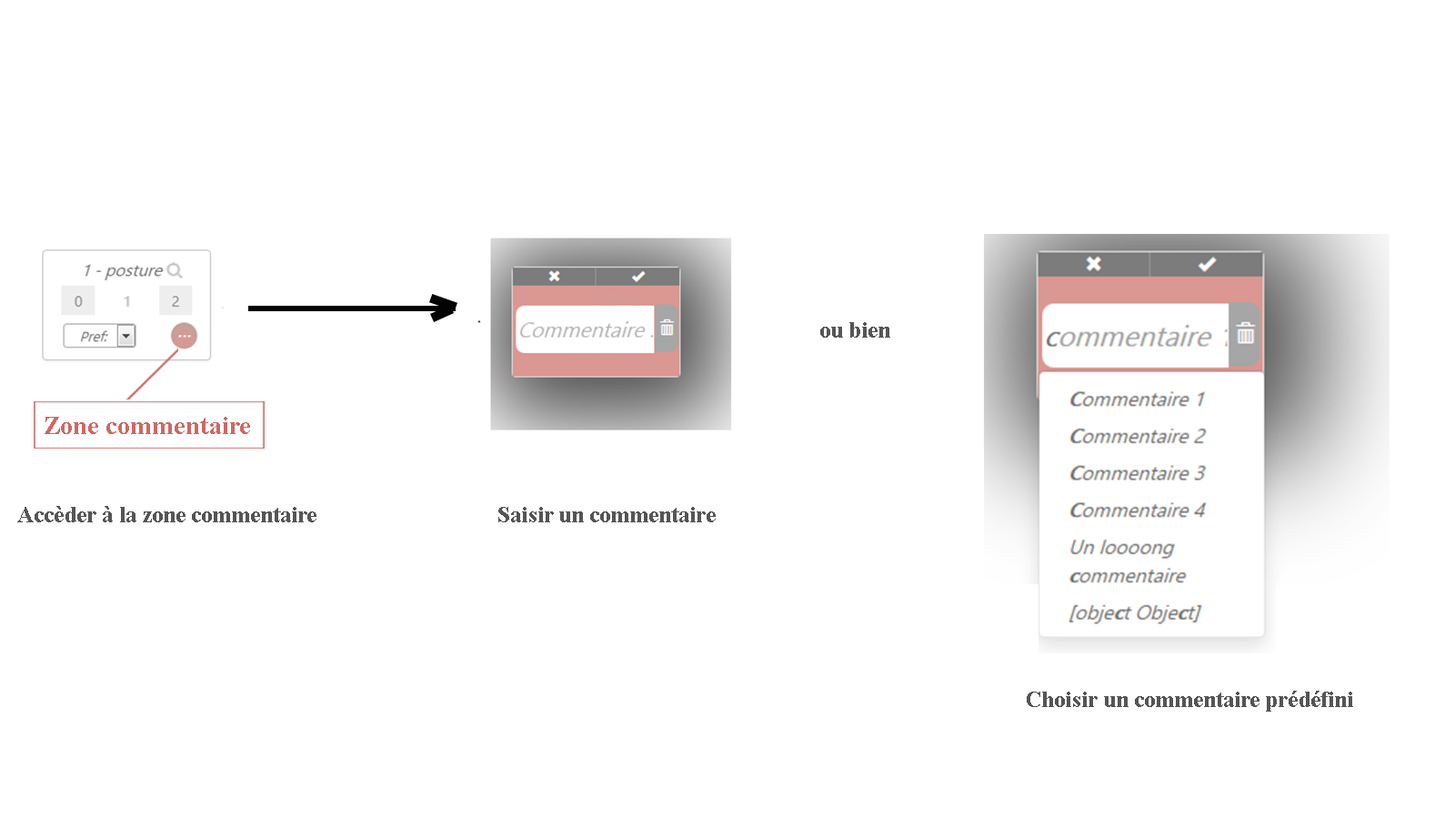
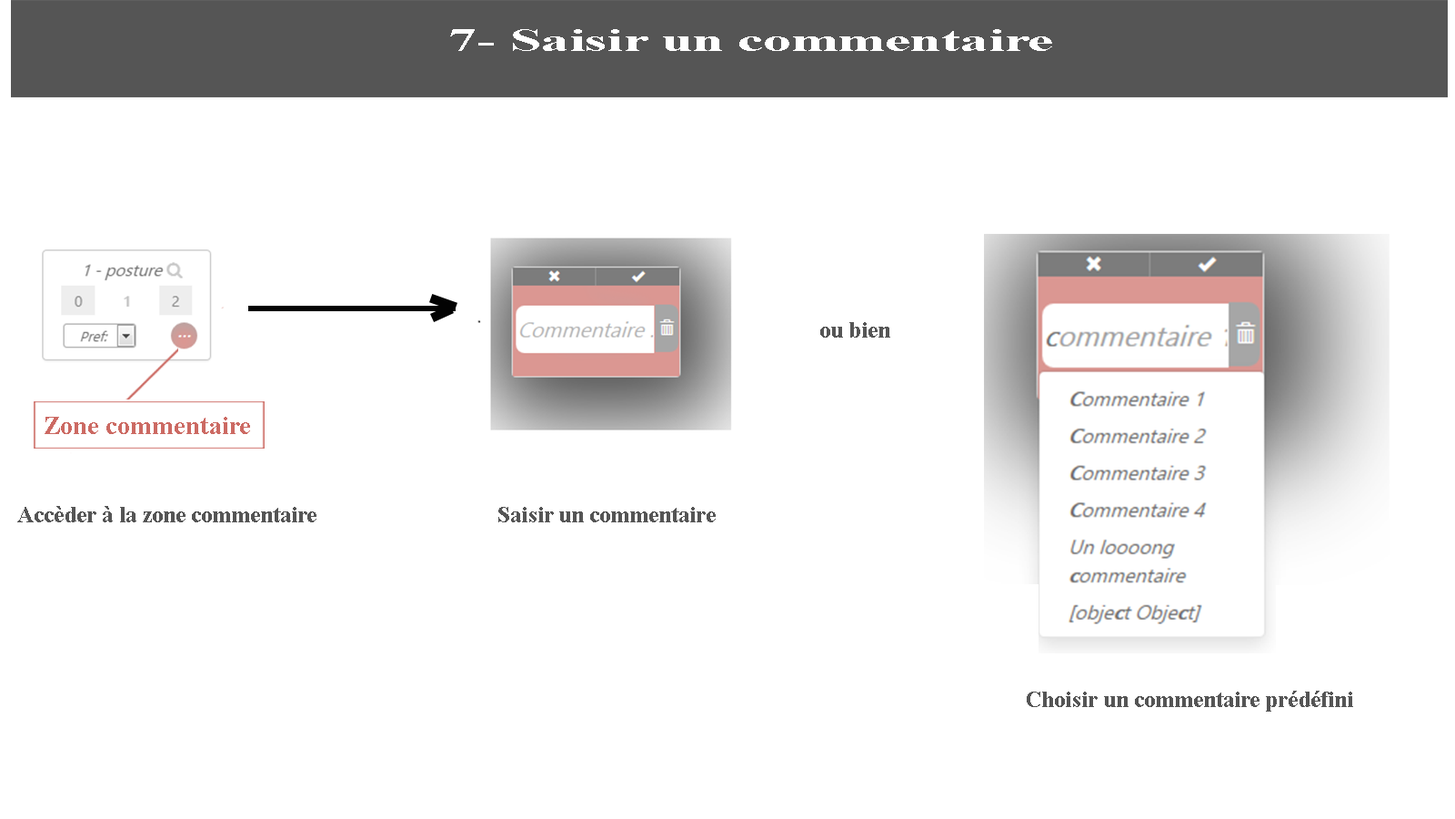
Two versions of the same layered image (1455 x 819). Layer-by-layer changes:
added layer "7- Saisir un commentaire" above "Calque 3" over [450, 29, 1053, 51]
renamed "timer" to "Calque 3", showed it, moved it above "Choisir un commentaire prédéfini", painted on it over [10, 0, 1449, 98]
